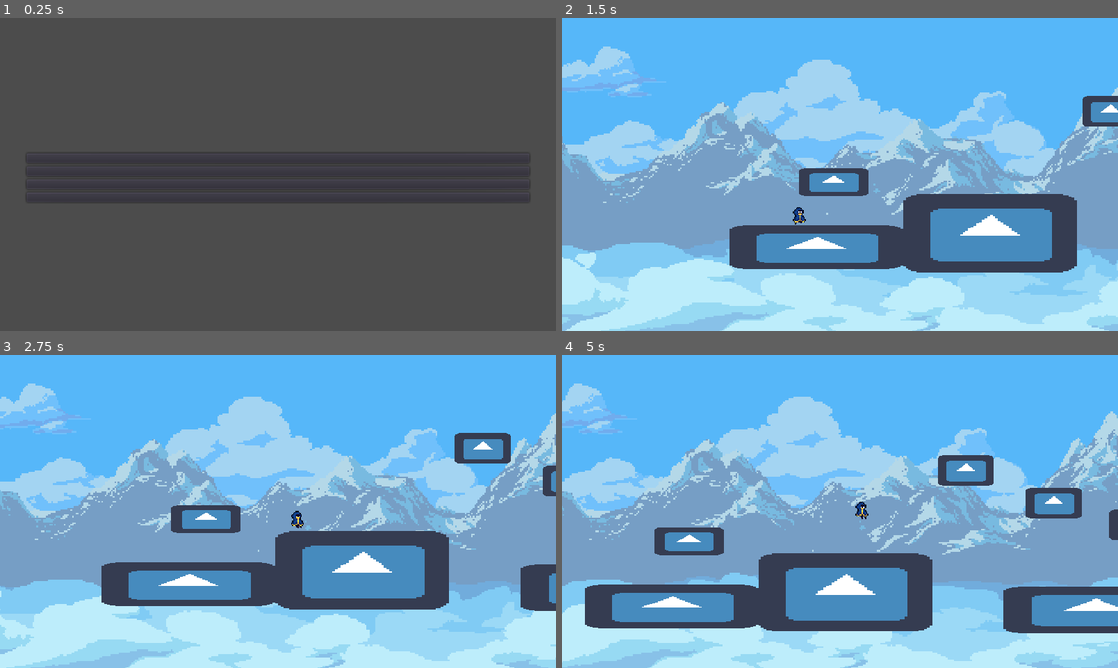
Above: before the commit, frames 1-4 (two rows, left to right).
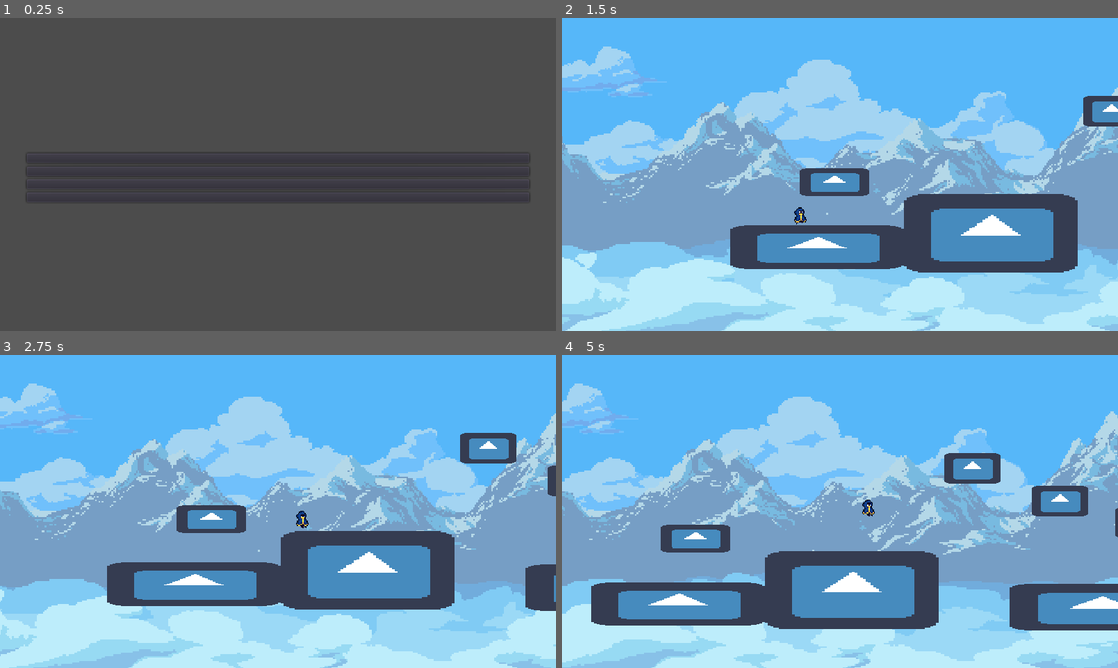
Above: after the commit, the same moments.

Repository: Vicentendistes/Juego-jueg-n-juegazo
Game: Godot game, scene res://ui/main_menu.tscn
Same seed, same stepped clock (60 frames per second), same inputs: the game is played once before the commit and once after it. The engine's default icon, where the game draws it, is replaced by a stand-in: a white triangle on a blue panel in a dark square.
Inputs:
- Up to frame 1 (0.25 s): no input
- Up to frame 2 (1.5 s): click "Play" at 0.5 s; hold D (move_right) from 1.28 s (still down)
- Up to frame 3 (2.75 s): keep holding D (move_right); tap Space (jump) at 1.52, 2.27 s
- Up to frame 4 (5 s): release D (move_right) at 2.78 s; hold A (move_left) 2.78-3.53 s; hold D (move_right) from 3.53 s (still down); tap Space (jump) at 3.77, 4.52 s

The runs differ from the first frame. In frame 2, 1.3% of the frame differs, in the area x 0-100%, y 9-100%; in frame 3, 4.5%; in frame 4, 8.4%.

Commit message:
snap pixel true

Diff:
--- a/project.godot
+++ b/project.godot
@@ -22,7 +22,6 @@
 window/size/test_height=720
 window/stretch/mode="2d"
 window/stretch/aspect="keep"
-window/size/resizable=true
 
 [gui]
 
@@ -81,4 +80,5 @@
 
 [rendering]
 
+2d/snapping/use_gpu_pixel_snap=true
 environment/default_environment="res://default_env.tres"
--- a/scenes/CloudLayer.gd
+++ b/scenes/CloudLayer.gd
@@ -3,5 +3,5 @@
 
 export(float) var CLOUD_SPEED = -5
 
-func _process(delta) -> void:
+func _process(delta):
 	self.motion_offset.x += CLOUD_SPEED * delta
--- a/scenes/charlie.gd
+++ b/scenes/charlie.gd
@@ -10,8 +10,6 @@
 var GRAVITY = 10
 
 onready var pivot = $Pivot
-#onready var sprite = $Pivot/Sprite
-#onready var anim_player = $AnimationPlayer
 onready var anim_tree = $AnimationTree
 onready var playback = anim_tree.get("parameters/playback")
 
@@ -35,7 +33,7 @@
 
 	#back to main menu
 	if Input.is_action_just_pressed("quit"):
-# warning-ignore:return_value_discarded
+	# warning-ignore:return_value_discarded
 		get_tree().change_scene("res://ui/main_menu.tscn")
 
 	#========================================[ANIMATIONS]=======================================
@@ -54,3 +52,5 @@
 			playback.travel("jump")
 		else:
 			playback.travel("fall")
+
+	#==========================================[CAMERA]=========================================
--- a/scenes/charlie.tscn
+++ b/scenes/charlie.tscn
@@ -276,15 +276,15 @@
 hframes = 4
 
 [node name="CameraOffset" type="Position2D" parent="Pivot"]
-position = Vector2( 50, 0 )
+position = Vector2( 50, -30 )
 
 [node name="Camera2D" type="Camera2D" parent="Pivot/CameraOffset"]
-position = Vector2( 1, -30 )
 current = true
 process_mode = 0
 drag_margin_h_enabled = true
 drag_margin_v_enabled = true
 smoothing_enabled = true
+smoothing_speed = 4.0
 editor_draw_drag_margin = true
 
 [node name="ParallaxBackground" type="ParallaxBackground" parent="Pivot/CameraOffset/Camera2D"]
